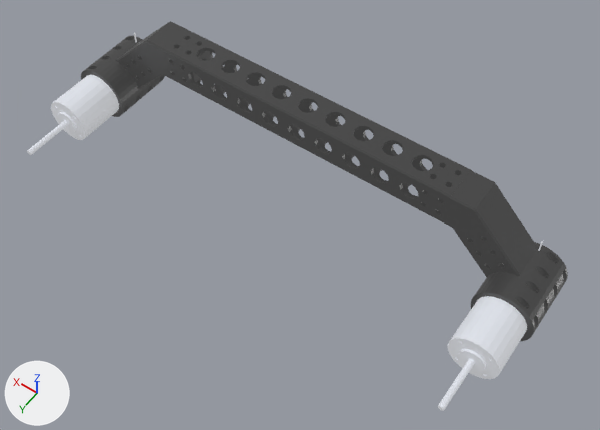
Two versions of the COLLADA model pandora_robots_description/meshes/gears/visual/side/side_link.dae, one commit apart.
Both versions are drawn from a 50 mm lens placed at (-0.263, 0.379, 0.469), pointed at (-0.028, 0.05, -0.048). Arrows for +X, +Y and +Z are at lower left; the lights stay in place. Vertices at the same position are counted once.

The first picture shows 'Side_Link'.
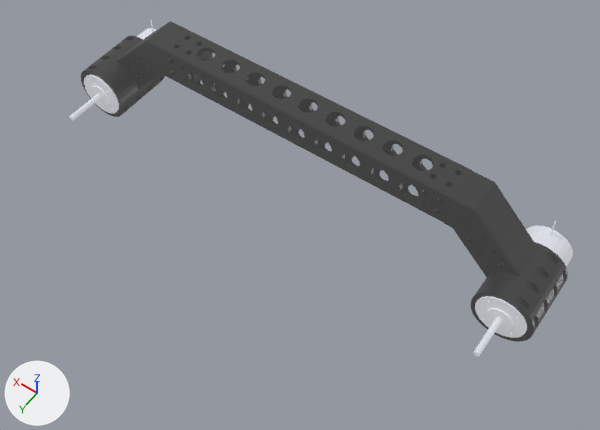
The change, as a list of edits to the scene's bpy script:
```text
Change me_side_link:
    where me_side_link.from_pydata(...)  # 9857 vertices, 20854 faces; spans x -0.224..0.224, y -0.019..0.126, z -0.078..0.016
    used by ob_side_link; location = (0.0, 0.0, 0.0)
    me_side_link part 1: the loose piece of 674 vertices spanning x -0.219..-0.178, y -0.019..0.126, z -0.073..-0.018 is scaled about its middle by (1, 0.8, 1), then moved by (0.0, -0.036, 0.0)
    me_side_link part 2: the loose piece of 674 vertices spanning x 0.179..0.22, y -0.019..0.126, z -0.073..-0.018 is scaled about its middle by (1, 0.8, 1), then moved by (0.0, -0.035, 0.0)
```

Boxes [x1, y1, x2, y2] around the edits, measured in the pictures (600 x 430 px; the box of a moved part takes in the faces that stretch with it):
'Side_Link', reshaped (7% narrower, 14% shorter): before [27, 21, 568, 411]; after [69, 20, 573, 357]
part 1 of me_side_link, moved or reshaped: before [438, 241, 543, 411]; after [473, 222, 573, 357]
part 2 of me_side_link, moved or reshaped: before [27, 32, 137, 155]; after [69, 20, 156, 121]
